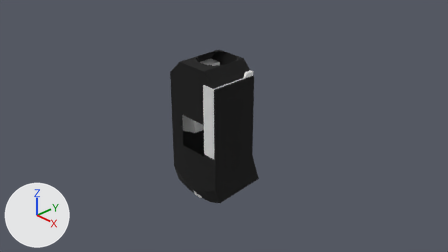
What one commit did to the Blender file Models/Squad/Spaces/mk2LanderCan_v2.blend.
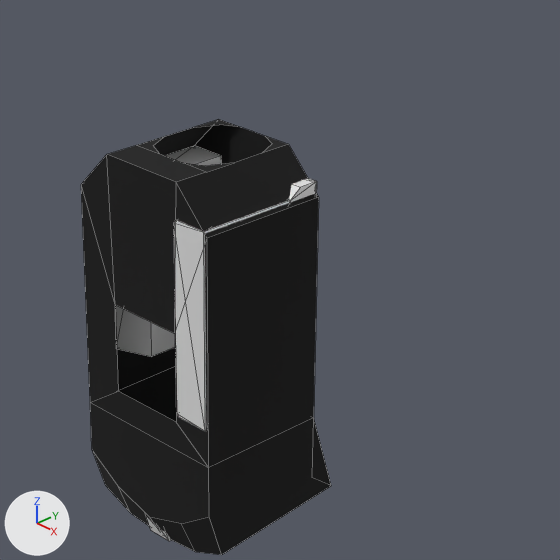
Old and new are each drawn from the file's camera 'Camera' and again close up on the part from 32% to 76% of the width and 3% to 81% of the height. The axes (+X, +Y, +Z) are drawn at lower left. The lights are the same throughout. The close-ups show mesh edges as thin lines.

Objects in the first close-up: 'LeftProp_top', 'RightProp', 'shellCollider'.
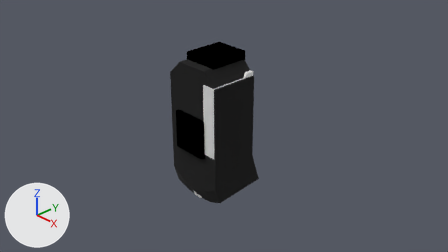
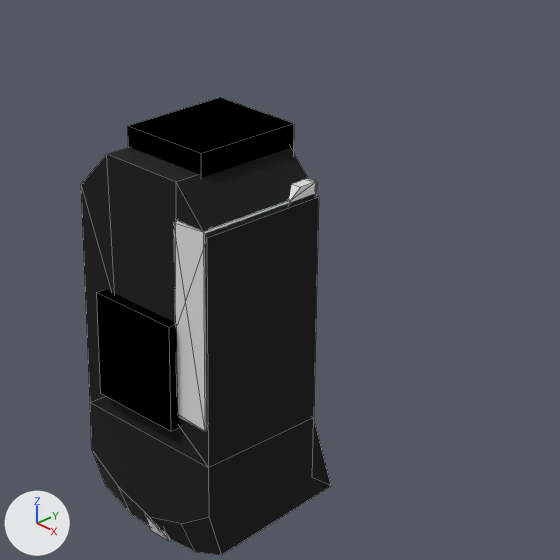
The change in detail:
Mesh me_cube_001 is new.
It is a box spanning x -0.325..0.325, y -0.548..0.206, z 1.168..1.406.
It uses material mat_material.
Mesh me_cube_1 is new.
It is a box spanning x -0.369..0.304, y -0.796..-0.613, z -0.333..0.373.
It uses material mat_material.
Object 'cutout.002' (ob_cutout_002) is new; it shows me_cube_001.
Its parent is ob_cutout.
Its location is (0.0, 0.0, 0.0).
Object 'cutout.001' (ob_cutout_001) is new; it shows me_cube_1.
Its parent is ob_cutout.
Its location is (0.0, 0.0, 0.0).

What differs and where, as boxes (x1, y1, x2, y2) in the close-ups (560 x 560 px):
'cutout.001', added
    after: (97, 289, 179, 431)
'cutout.002', added
    after: (128, 98, 294, 178)
'RightProp', unchanged, covered by the edit
    before: (115, 145, 221, 356)
